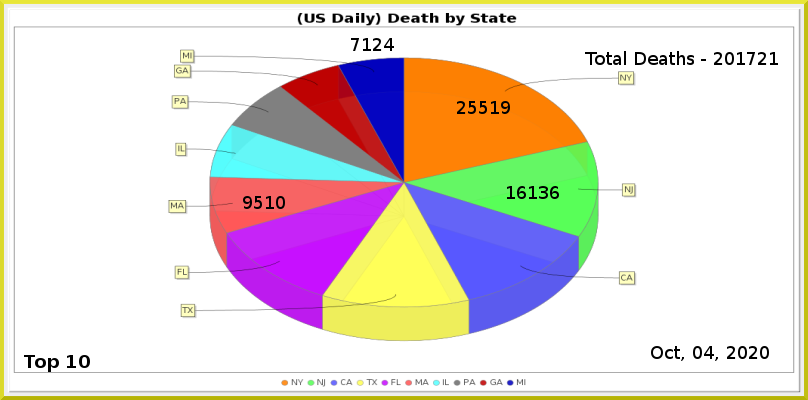
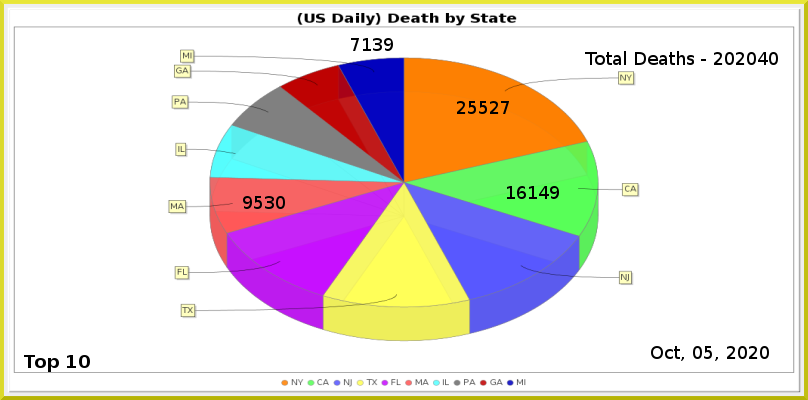
Layered file, before and after one edit (808×400). Changes by layer:
painted on "Least" over [373,38,394,51]
painted on "MA" over [265,196,274,209]
renamed "NJ" to "CA", painted on it over [507,186,559,199]
painted on "NY" over [490,101,510,114]
renamed "Total Deaths - 201721" to "Total Deaths - 202040", painted on it over [736,52,778,65]
painted on "Current Date" over [704,346,714,359]
painted on "Death_by_State.png" over [168,49,640,387]
